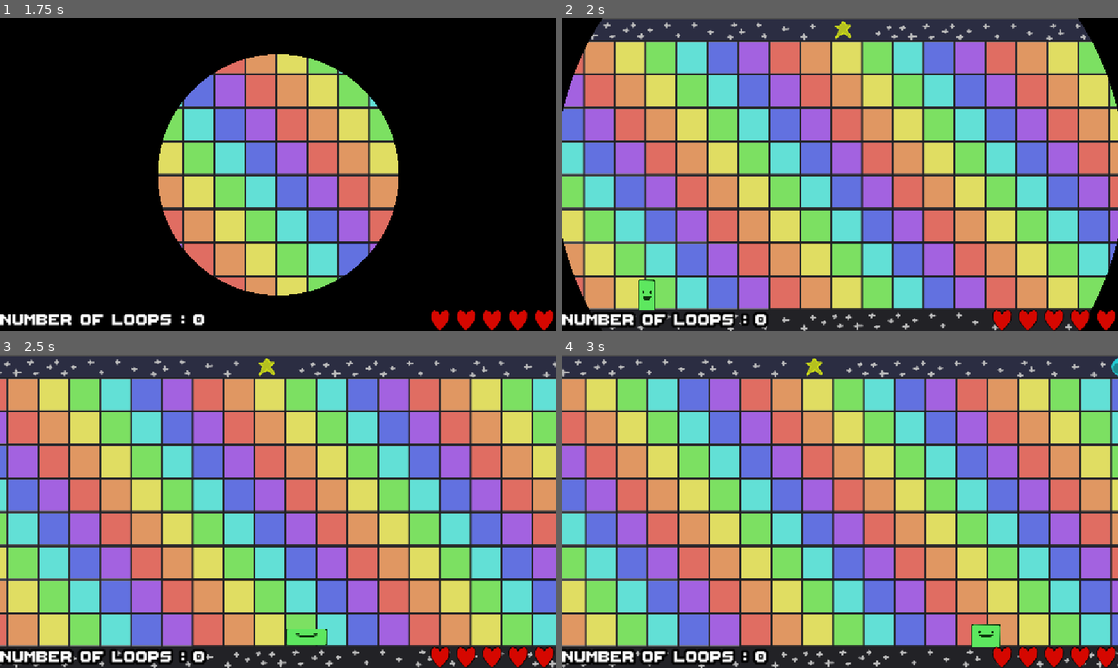
Above: before the commit, frames 1-4 (two rows, left to right).
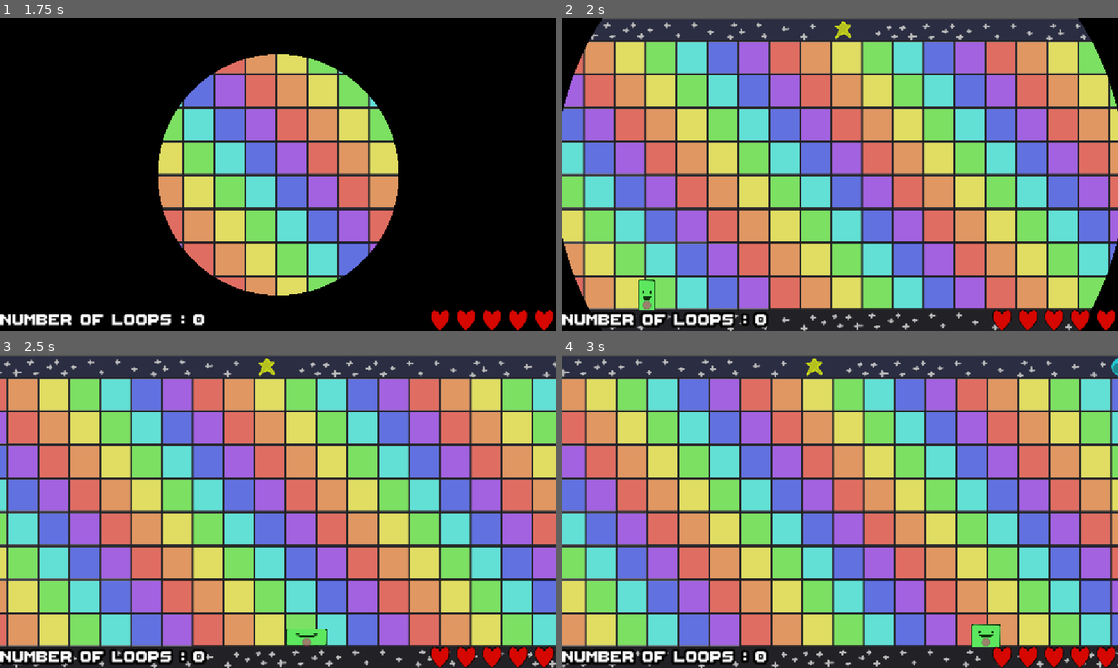
Above: after the commit, the same moments.

Repository: les-brows/la-boucle-musicale
Game: Godot game, scene res://Levels/MainMenu/MainMenu.tscn
Two runs of this game, one before a commit and one after it. Both use one fixed random seed, a clock stepped at 60 frames per second and the inputs below. Sound files missing from this copy of the repository are replaced by a short silence.
Inputs (mouse positions are in pixels of both pictures, inside the frame that each line leads up to):
- Up to frame 1 (1.75 s): tap Enter (ui_accept) at 0.5, 0.77, 1.52 s; move the mouse to (400, 158) at 0.52 s; hold D (player1_right) 0.53-1.28 s; tap Shift (player1_dash) at 0.6 s; move the mouse to (166, 190) at 1.27 s; hold S (player1_down) from 1.28 s (still down); right-click (166, 190) at 1.35 s
- Up to frame 2 (2 s): keep holding S (player1_down)
- Up to frame 3 (2.5 s): move the mouse to (333, 442) at 2.02 s; release S (player1_down) at 2.03 s; hold D (player1_right) from 2.03 s (still down); tap Shift (player1_dash) at 2.1 s
- Up to frame 4 (3 s): move the mouse to (812, 574) at 2.77 s; release D (player1_right) at 2.78 s; hold O (player1_shoot_up) from 2.78 s (still down); right-click (812, 574) at 2.85 s

Frame 1 is identical in both runs. In frame 2, less than 0.1% of the frame differs, in the area x 14-17%, y 90-94%; in frame 3, less than 0.1%; in frame 4, less than 0.1%.

Commit message:
feat: Add level 4 +  camera speed update

Diff:
--- a/Levels/GameOver/game_over.gd
+++ b/Levels/GameOver/game_over.gd
@@ -6,6 +6,7 @@
 
 func _on_player_death():
 	Globals.LOOP_COUNT = Globals.INITIAL_LOOP_COUNT
+	Globals.CAMERA_SPEED = Globals.CAMERA_SPEED_INTIAL
 	print("displaying error")
 	var main_menu = load("res://Levels/MainMenu/MainMenu.tscn")
 	visible = true
--- a/Levels/scrolling_level.gd
+++ b/Levels/scrolling_level.gd
@@ -34,6 +34,7 @@
 
 	level_portion_previous.position = -Vector2(Globals.LEVEL_SIZE, 0)
 	Globals.LOOP_COUNT = Globals.INITIAL_LOOP_COUNT
+	Globals.CAMERA_SPEED = Globals.CAMERA_SPEED_INTIAL
 
 
 
@@ -67,6 +68,7 @@
 
 	currently_moving_level_end = true
 
+	Globals.CAMERA_SPEED += Globals.CAMERA_SPEED_INCREMENT
 	# Increment loop counter
 	Globals.LOOP_COUNT += 1
 
--- a/Objects/Enemies/Managers/enemy_level_portion.gd
+++ b/Objects/Enemies/Managers/enemy_level_portion.gd
@@ -42,9 +42,21 @@
 				add_enemy(Vector2(Globals.LEVEL_SIZE / 20.0 + index * Globals.LEVEL_SIZE / 10.0,
 								 (Globals.BOUNDARY_LOW + Globals.BOUNDARY_UP + 60)  / 2.0), EnemyType.LASER, EnemyMovementPattern.UNMOVABLE, index % 2, player, loop)
 		3:
+			var subdiv: float = 5.0
+			for index in range(subdiv):
+				add_enemy(Vector2(randi_range(60, Globals.LEVEL_SIZE / (subdiv + 1) - 60) + index * Globals.LEVEL_SIZE / (subdiv + 1),
+								  randi_range(Globals.BOUNDARY_LOW + 60, Globals.BOUNDARY_UP - 60)),
+						  EnemyType.TURRET, EnemyMovementPattern.DIAMOND, 0, player, loop)
+
+			subdiv = 4.0
+			for index in range(subdiv):
+				add_enemy(Vector2(randi_range(60, Globals.LEVEL_SIZE / (subdiv + 1) - 60) + index * Globals.LEVEL_SIZE / (subdiv + 1),
+								  randi_range(Globals.BOUNDARY_LOW + 200, Globals.BOUNDARY_UP - 200)),
+						  EnemyType.LASER, EnemyMovementPattern.UNMOVABLE, 0, player, loop)
+		4:
 			#Cut the map in ten, with at least one enemy in each trunk
 			var subdiv: float = 4.0
-			for index in range(4):
+			for index in range(subdiv):
 				add_enemy(Vector2(randi_range(60, Globals.LEVEL_SIZE / subdiv - 60) + index * Globals.LEVEL_SIZE / subdiv,
 								  randi_range(Globals.BOUNDARY_LOW + 60, Globals.BOUNDARY_UP - 60)),
 						  EnemyType.SHOOTER, EnemyMovementPattern.DIAMOND, 0, player, loop)
--- a/Objects/Enemies/laser.gd
+++ b/Objects/Enemies/laser.gd
@@ -27,6 +27,10 @@
 					var list_notes: Array[Note] = [Note.new(0, 0, 3), Note.new(4, 0, 3)]
 					shoot_partition = Partition.new(8, 8, list_notes)
 					laser_angular_speed = 4
+		3:
+			var list_notes: Array[Note] = [Note.new(0, 0, 3), Note.new(3, 0, -2), Note.new(5, 0, 3)]
+			shoot_partition = Partition.new(8, 8, list_notes)
+			laser_angular_speed = 4
 		_:
 			var list_notes: Array[Note] = [Note.new(0, 0, 0), Note.new(2, 0, 0), Note.new(5, 0, 0),
 										   Note.new(8, 0, 0), Note.new(16, 0, 0), Note.new(18, 0, 0),
--- a/Objects/Enemies/turret.gd
+++ b/Objects/Enemies/turret.gd
@@ -27,6 +27,24 @@
 			var list_notes: Array[Note] = [Note.new(10, 0, 1), Note.new(11, 0, 1), Note.new(14, 0, -2) ]
 			shoot_partition = Partition.new(4, 16, list_notes)
 		3:
+			var list_notes: Array[Note] = [Note.new(0, 0, 0), Note.new(4, 0, 7), Note.new(5, 0, 7),
+										   Note.new(6, 0, 7), Note.new(8, 0, 0), Note.new(11, 0, 8),
+										   Note.new(14, 0, 8), Note.new(16, 0, 0), Note.new(20, 0, 7),
+										   Note.new(21, 0, 7), Note.new(22, 0, 5), Note.new(24, 0, 7),
+										   Note.new(26, 0, 8), Note.new(27, 0, 7), Note.new(29, 0, 5),
+										   Note.new(30, 0, 3),
+										   Note.new(32, 0, 0), Note.new(32 + 4, 0, 7), Note.new(32 + 5, 0, 7),
+										   Note.new(32 + 6, 0, 7), Note.new(32 + 8, 0, 0), Note.new(32 + 11, 0, 8),
+										   Note.new(32 + 14, 0, 8), Note.new(32 + 16, 0, 3), Note.new(32 + 20, 0, 10),
+										   Note.new(32 + 21, 0, 10), Note.new(32 + 22, 0, 8), Note.new(32 + 24, 0, 7),
+										   Note.new(32 + 26, 0, 5), Note.new(32 + 27, 0, 3), Note.new(32 + 29, 0, 5),
+										   Note.new(32 + 30, 0, 7)]
+			shoot_partition = Partition.new(4, 64, list_notes)
+			turret_angular_speed = 20
+			nb_projectile_shoot = 8
+			shooter_projectile_speed = 400
+			shoot_partition.remove_random_notes(0.4)
+		4:
 			var list_notes: Array[Note] = [Note.new(0, 0, 0), Note.new(2, 0, 7), Note.new(4, 0, 5),
 										   Note.new(7, 0, 3), Note.new(9, 0, 2), Note.new(11, 0, 0),
 										   Note.new(12, 0, -2), Note.new(14, 0, 2), Note.new(16, 0, 0),
--- a/Objects/Player/Player.tscn
+++ b/Objects/Player/Player.tscn
@@ -1,17 +1,17 @@
-[gd_scene load_steps=9 format=3 uid="uid://b221e60ap4jq7"]
+[gd_scene load_steps=10 format=3 uid="uid://b221e60ap4jq7"]
 
-[ext_resource type="Script" uid="uid://dm1pr1a0sq6kn" path="res://Objects/Player/player.gd" id="1_we6tp"]
-[ext_resource type="Texture2D" uid="uid://5mowyujdfm66" path="res://Assets/main_char.png" id="2_b0me6"]
+[ext_resource type="Script" uid="uid://pub6xnfjkrv4" path="res://Objects/Player/player.gd" id="1_we6tp"]
+[ext_resource type="Texture2D" uid="uid://bviwwlime62ad" path="res://Assets/main_char.png" id="2_b0me6"]
 [ext_resource type="PackedScene" uid="uid://xsysjhvgb06h" path="res://Objects/Player/ShootPlayerManager.tscn" id="3_b0me6"]
 [ext_resource type="PackedScene" uid="uid://dj2odukkrva8h" path="res://Objects/InputManager.tscn" id="3_cac6a"]
-[ext_resource type="AudioStream" uid="uid://c13i5wcu0jixe" path="res://Assets/Sfx/Whoosh 1_2.wav" id="5_1qpp8"]
-[ext_resource type="Script" uid="uid://bfoubgiwf1a8p" path="res://Objects/Player/player_damage_sfx.gd" id="6_nd6ml"]
+[ext_resource type="AudioStream" uid="uid://bwafnxpru14nd" path="res://Assets/Sfx/Whoosh 1_2.wav" id="5_1qpp8"]
+[ext_resource type="Script" uid="uid://chlyfo2qef3c7" path="res://Objects/Player/player_damage_sfx.gd" id="6_nd6ml"]
+[ext_resource type="Texture2D" uid="uid://cxshalfblbiud" path="res://Assets/bullet_circle.png" id="7_nd6ml"]
 
 [sub_resource type="RectangleShape2D" id="RectangleShape2D_cac6a"]
 size = Vector2(39, 39)
 
-[sub_resource type="RectangleShape2D" id="RectangleShape2D_b0me6"]
-size = Vector2(38, 38)
+[sub_resource type="CircleShape2D" id="CircleShape2D_y01d7"]
 
 [node name="Player" type="CharacterBody2D" node_paths=PackedStringArray("inputManagerNode", "TimerInvincibilityNode", "TimerColorNode", "spritePlayer", "ShootManagerNode", "DashCooldownTimer")]
 collision_layer = 2
@@ -24,10 +24,6 @@
 ShootManagerNode = NodePath("ShootPlayerManager")
 DashCooldownTimer = NodePath("TimerDashCooldown")
 
-[node name="CollisionShape2D" type="CollisionShape2D" parent="."]
-position = Vector2(0.5, 0.5)
-shape = SubResource("RectangleShape2D_cac6a")
-
 [node name="Sprite2D" type="Sprite2D" parent="."]
 scale = Vector2(0.2, 0.2)
 texture = ExtResource("2_b0me6")
@@ -38,12 +34,17 @@
 
 [node name="InputManager" parent="." instance=ExtResource("3_cac6a")]
 
+[node name="CollisionShape2D" type="CollisionShape2D" parent="."]
+position = Vector2(0.5, 0.5)
+shape = SubResource("RectangleShape2D_cac6a")
+
 [node name="DetectionDMG" type="Area2D" parent="."]
 collision_layer = 2
 collision_mask = 12
 
 [node name="CollisionShape2D" type="CollisionShape2D" parent="DetectionDMG"]
-shape = SubResource("RectangleShape2D_b0me6")
+position = Vector2(0, 10)
+shape = SubResource("CircleShape2D_y01d7")
 
 [node name="TimerColor" type="Timer" parent="DetectionDMG"]
 
@@ -54,6 +55,12 @@
 volume_db = -11.243
 script = ExtResource("6_nd6ml")
 
+[node name="Sprite2D2" type="Sprite2D" parent="."]
+self_modulate = Color(1, 1, 1, 0.498039)
+position = Vector2(0, 10)
+scale = Vector2(0.580645, 0.580645)
+texture = ExtResource("7_nd6ml")
+
 [connection signal="timeout" from="TimerDashCooldown" to="." method="DashCooldownTimer_timeOut"]
 [connection signal="area_entered" from="DetectionDMG" to="." method="_on_detection_dmg_area_entered"]
 [connection signal="area_exited" from="DetectionDMG" to="." method="_on_detection_dmg_area_exited"]
--- a/Objects/Projectiles/TurretProjectile.tscn
+++ b/Objects/Projectiles/TurretProjectile.tscn
@@ -1,16 +1,16 @@
 [gd_scene load_steps=4 format=3 uid="uid://dtcwgt5sux24i"]
 
-[ext_resource type="Script" uid="uid://d11a8c0uu6ffc" path="res://Objects/Projectiles/turret_projectile.gd" id="1_kxm12"]
-[ext_resource type="Texture2D" uid="uid://db6f74njodso3" path="res://Assets/bullet_circle_immobile.png" id="1_lw81m"]
+[ext_resource type="Script" uid="uid://1135xxh2r4d6" path="res://Objects/Projectiles/turret_projectile.gd" id="1_kxm12"]
+[ext_resource type="Texture2D" uid="uid://cv1fgktqxmnjg" path="res://Assets/bullet_circle_immobile.png" id="1_lw81m"]
 
 [sub_resource type="CircleShape2D" id="CircleShape2D_h0t5i"]
-radius = 13.1529
+radius = 7.0
 
 [node name="TurretProjectile" type="Node2D"]
 script = ExtResource("1_kxm12")
-metadata/_custom_type_script = "uid://d11a8c0uu6ffc"
 
 [node name="Sprite2D" type="Sprite2D" parent="."]
+scale = Vector2(0.451613, 0.451613)
 texture = ExtResource("1_lw81m")
 
 [node name="ShooterProjectileDurationTimer" type="Timer" parent="."]
@@ -18,6 +18,7 @@
 autostart = true
 
 [node name="VisibleOnScreenNotifier2D" type="VisibleOnScreenNotifier2D" parent="."]
+scale = Vector2(0.7, 0.7)
 
 [node name="Area2D" type="Area2D" parent="."]
 collision_layer = 8
--- a/globals.gd
+++ b/globals.gd
@@ -1,6 +1,8 @@
 extends Node
 
-var CAMERA_SPEED = 1
+var CAMERA_SPEED_INTIAL = 1
+var CAMERA_SPEED = CAMERA_SPEED_INTIAL
+var CAMERA_SPEED_INCREMENT = 0.15
 var LEVEL_SIZE = 5000
 
 const BPM_SUBDIVISION : int = 8
Not shown: 1 places in Levels/LevelPortion.tscn that only renumber resources
Not shown: 1 places in Levels/MainMenu/MainMenu.tscn that only renumber resources
Not shown: 1 places in Levels/ScrollingLevel.tscn that only renumber resources
Not shown: 1 places in MainScene.tscn that only renumber resources
Not shown: 1 places in Objects/Enemies/Managers/EnemyLevelPortion.tscn that only renumber resources
Not shown: 1 places in Objects/Enemies/Managers/EnemyManager.tscn that only renumber resources
Not shown: 1 places in Objects/Enemies/Shooter.tscn that only renumber resources
Not shown: 1 places in Objects/Enemies/Turret.tscn that only renumber resources
Not shown: 1 places in Objects/InputManager.tscn that only renumber resources
Not shown: 1 places in Objects/Player/ShootPlayerManager.tscn that only renumber resources
Not shown: 1 places in Objects/Projectiles/LaserProjectile.tscn that only renumber resources
Not shown: 1 places in Objects/Projectiles/PlayerProjectile.tscn that only renumber resources
(and 1 more such lines)
